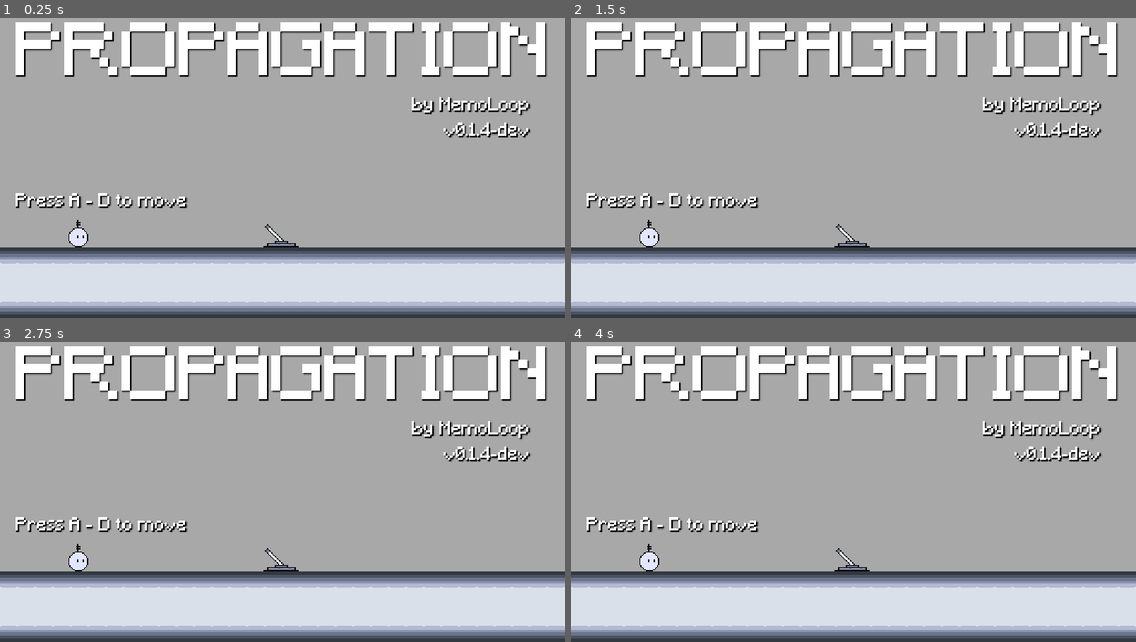
Above: before the commit, frames 1-4 (two rows, left to right).
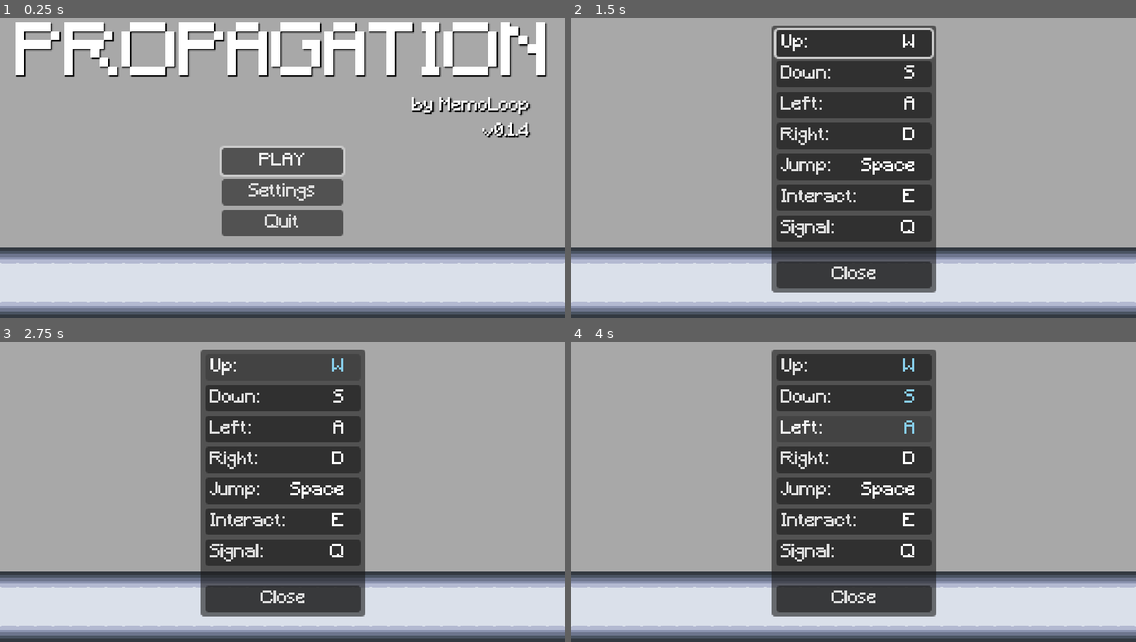
Above: after the commit, the same moments.

Repository: memoloop/ld-59
Game: Godot game, scene res://scenes/title_screen/title_screen.tscn
The game is run twice, just before and just after one commit, with the same random seed, the same clock (stepped at 60 frames per second) and the same inputs.
Inputs (mouse positions are in pixels of both pictures, inside the frame that each line leads up to):
- Up to frame 1 (0.25 s): no input
- Up to frame 2 (1.5 s): click (853, 192) at 0.5 s, where only the run after the commit has a clickable "Settings"; click (853, 135) at 1.25 s, where only the run after the commit has a clickable "Input.."
- Up to frame 3 (2.75 s): click (282, 366) at 2 s, where only the run after the commit has a clickable "Up:"
- Up to frame 4 (4 s): click (853, 399) at 2.75 s, where only the run after the commit has a clickable "Down:"; click (853, 429) at 3.5 s, where only the run after the commit has a clickable "Left:"

The runs differ from the first frame. In frame 1, 7.7% of the frame differs, in the area x 2-94%, y 34-77%; in frame 2, 34%; in frame 3, 34%; in frame 4, 34%, in the area x 2-97%, y 1-92%.

Commit message:
feat: new starter menu

Diff:
--- a/gui/gui_manager/gui.tscn
+++ b/gui/gui_manager/gui.tscn
@@ -98,11 +98,12 @@
 visible = false
 gui = NodePath("..")
 
-[node name="Settings" parent="." unique_id=1214500497 node_paths=PackedStringArray("gui") instance=ExtResource("3_bmpfl")]
+[node name="Settings" parent="." unique_id=1214500497 node_paths=PackedStringArray("previous_menu", "input_mapper") instance=ExtResource("3_bmpfl")]
 visible = false
-gui = NodePath("..")
+previous_menu = NodePath("../Menu")
+input_mapper = NodePath("../InputMapper")
 
-[node name="InputMapper" parent="." unique_id=1751403971 node_paths=PackedStringArray("gui") instance=ExtResource("4_1iqdi")]
+[node name="InputMapper" parent="." unique_id=1751403971 node_paths=PackedStringArray("settings") instance=ExtResource("4_1iqdi")]
 visible = false
 anchors_preset = 8
 anchor_left = 0.5
@@ -115,4 +116,4 @@
 offset_bottom = 65.5
 grow_horizontal = 2
 grow_vertical = 2
-gui = NodePath("..")
+settings = NodePath("../Settings")
--- a/gui/input_mapper/input_mapper.gd
+++ b/gui/input_mapper/input_mapper.gd
@@ -1,10 +1,10 @@
 extends PanelContainer
 class_name InputMapper
 
-@export var gui: GUI
+@export var settings: Settings
 @onready var selection_container: SelectionContainer = $MarginContainer/SelectionContainer
 
 func _on_close_button_pressed() -> void:
 	hide()
-	gui.settings.show()
-	gui.settings.selection_container.get_buttons()[0].grab_focus()
+	settings.show()
+	settings.selection_container.get_buttons()[0].grab_focus()
--- a/gui/settings/settings.gd
+++ b/gui/settings/settings.gd
@@ -1,7 +1,9 @@
 extends PanelContainer
 class_name Settings
 
-@export var gui: GUI
+@export var previous_menu: Control
+@export var input_mapper: InputMapper
+
 @onready var selection_container: SelectionContainer = $MarginContainer/SelectionContainer
 @onready var volume_button: VolumeButton = $MarginContainer/SelectionContainer/VolumeButton
 @onready var fullscreen_button: Button = $MarginContainer/SelectionContainer/FullscreenButton
@@ -11,16 +13,16 @@
 
 func _on_close_button_pressed() -> void:
 	hide()
-	gui.menu.show()
-	gui.menu.selection_container.get_buttons()[0].grab_focus()
+	previous_menu.show()
+	previous_menu.selection_container.get_buttons()[0].grab_focus()
 
 	# Save the volume settings
 	SaveManager.set_volume(volume_button.volume)
 
 func _on_input_button_pressed() -> void:
 	hide()
-	gui.input_mapper.show()
-	gui.input_mapper.selection_container.get_buttons()[0].grab_focus()
+	input_mapper.show()
+	input_mapper.selection_container.get_buttons()[0].grab_focus()
 
 func _on_fullscreen_button_pressed() -> void:
 	Utils.toggle_fullscreen()
--- /dev/null
+++ b/gui/starter_menu/starter_menu.gd
@@ -0,0 +1,19 @@
+extends PanelContainer
+class_name StarterMenu
+
+@onready var selection_container: SelectionContainer = $MarginContainer/SelectionContainer
+@export var settings: Settings
+
+func _ready() -> void:
+	selection_container.get_buttons()[0].grab_focus()
+
+func _on_play_button_pressed() -> void:
+	get_tree().change_scene_to_file("res://scenes/levels/level_1.tscn")
+
+func _on_settings_button_pressed() -> void:
+	hide()
+	settings.show()
+	settings.selection_container.get_buttons()[0].grab_focus()
+
+func _on_quit_button_pressed() -> void:
+	get_tree().quit()
--- /dev/null
+++ b/gui/starter_menu/starter_menu.tscn
@@ -0,0 +1,41 @@
+[gd_scene format=3 uid="uid://bhhci4tbdpkf4"]
+
+[ext_resource type="Script" uid="uid://bdirocy7ye5f" path="res://scripts/custom_nodes/selection_container.gd" id="1_f64uh"]
+[ext_resource type="Script" uid="uid://dlbrjfqowq8qq" path="res://gui/starter_menu/starter_menu.gd" id="1_vgclq"]
+
+[sub_resource type="StyleBoxEmpty" id="StyleBoxEmpty_vgclq"]
+
+[node name="StarterMenu" type="PanelContainer" unique_id=1008898060]
+offset_right = 114.0
+offset_bottom = 130.0
+theme_override_styles/panel = SubResource("StyleBoxEmpty_vgclq")
+script = ExtResource("1_vgclq")
+
+[node name="MarginContainer" type="MarginContainer" parent="." unique_id=379983799]
+layout_mode = 2
+theme_override_constants/margin_left = 2
+theme_override_constants/margin_top = 2
+theme_override_constants/margin_right = 2
+theme_override_constants/margin_bottom = 2
+
+[node name="SelectionContainer" type="VBoxContainer" parent="MarginContainer" unique_id=920636161]
+layout_mode = 2
+alignment = 1
+script = ExtResource("1_f64uh")
+metadata/_custom_type_script = "uid://bdirocy7ye5f"
+
+[node name="PlayButton" type="Button" parent="MarginContainer/SelectionContainer" unique_id=115479405]
+layout_mode = 2
+text = "PLAY"
+
+[node name="SettingsButton" type="Button" parent="MarginContainer/SelectionContainer" unique_id=946763466]
+layout_mode = 2
+text = "Settings"
+
+[node name="QuitButton" type="Button" parent="MarginContainer/SelectionContainer" unique_id=315255368]
+layout_mode = 2
+text = "Quit"
+
+[connection signal="pressed" from="MarginContainer/SelectionContainer/PlayButton" to="." method="_on_play_button_pressed"]
+[connection signal="pressed" from="MarginContainer/SelectionContainer/SettingsButton" to="." method="_on_settings_button_pressed"]
+[connection signal="pressed" from="MarginContainer/SelectionContainer/QuitButton" to="." method="_on_quit_button_pressed"]
--- a/project.godot
+++ b/project.godot
@@ -11,7 +11,7 @@
 [application]
 
 config/name="Propagation"
-config/version="0.1.4-dev"
+config/version="0.1.4"
 run/main_scene="uid://bt1j3uvqp3xai"
 config/features=PackedStringArray("4.6", "GL Compatibility")
 boot_splash/show_image=false
--- a/scenes/levels/level_1.tscn
+++ b/scenes/levels/level_1.tscn
@@ -11,7 +11,7 @@
 [ext_resource type="PackedScene" uid="uid://cbj8b0fnikb83" path="res://entities/charger_station/charger_station.tscn" id="9_mkypq"]
 [ext_resource type="Script" uid="uid://ddex005pxcfs2" path="res://scripts/custom_nodes/death_zone.gd" id="10_ndtll"]
 [ext_resource type="PackedScene" uid="uid://cvuvw8yrd6o85" path="res://entities/door/door.tscn" id="11_7h2jl"]
-[ext_resource type="PackedScene" uid="uid://bwt6bcxcj5yd0" path="res://scenes/levels/level_2.tscn" id="12_mqh5v"]
+[ext_resource type="PackedScene" uid="uid://c83bly3kart5k" path="res://scenes/credit_screen/credit_screen.tscn" id="12_mm8aj"]
 [ext_resource type="AudioStream" uid="uid://ctjrw5opjjk7k" path="res://assets/musics/main-theme.ogg" id="13_7o3do"]
 [ext_resource type="PackedScene" uid="uid://cecd2kqjhtjy5" path="res://gui/mobile_layer/mobile_layer.tscn" id="14_mm8aj"]
 
@@ -26,7 +26,6 @@
 gui = NodePath("GUI")
 player = NodePath("Player")
 audio_player = NodePath("AudioStreamPlayer")
-metadata/_custom_type_script = "uid://b0tmipfjopt1l"
 metadata/_edit_lock_ = true
 
 [node name="TileMapLayer" type="TileMapLayer" parent="." unique_id=2005253103]
@@ -253,7 +252,7 @@
 
 [node name="Door" parent="NinethSection" unique_id=239838773 instance=ExtResource("11_7h2jl")]
 position = Vector2(1047, -608)
-next_level = ExtResource("12_mqh5v")
+next_level = ExtResource("12_mm8aj")
 
 [node name="AudioStreamPlayer" type="AudioStreamPlayer" parent="." unique_id=740767741]
 stream = ExtResource("13_7o3do")
--- a/scenes/levels/level_2.tscn
+++ b/scenes/levels/level_2.tscn
@@ -9,7 +9,6 @@
 script = ExtResource("1_ra442")
 gui = NodePath("GUI")
 player = NodePath("Player")
-metadata/_custom_type_script = "uid://b0tmipfjopt1l"
 
 [node name="TileMapLayer" type="TileMapLayer" parent="." unique_id=104603223]
 tile_map_data = PackedByteArray("AAD//wAAAAAEAAIAAAAAAAAAAAABAAAAAAABAAAAAAABAAAAAAACAAAAAAABAAAAAAADAAAAAAAFAAIAAAAEAA …(13920 unchanged characters)…
--- a/scenes/title_screen/title_screen.gd
+++ b/scenes/title_screen/title_screen.gd
@@ -1,27 +1,15 @@
 extends Control
 
-@onready var press_E_label: Label = $PressELabel
-@onready var move_A_D_label: Label = $MoveADLabel
 @onready var version_label: Label = $VersionLabel
+@onready var title_label: Label = $TitleLabel
+@onready var dev_label: Label = $DevLabel
 
-func _unhandled_input(event):
-	if event.is_action_pressed("move_left") or event.is_action_pressed("move_right"):
-		move_A_D_label.hide()
-		press_E_label.show()
-
-func _on_lever_activate_changed(_value: bool):
-	# Go to the first level
-	get_tree().change_scene_to_file("res://scenes/levels/level_1.tscn")
+@onready var input_mapper: InputMapper = $InputMapper
 
 func _ready():
 	version_label.text = "v" + Utils.get_version()
 
-	var save_data = SaveManager.get_save_data()
-	if not save_data or save_data.is_empty():
-		SaveManager.create_save()
-
-	SaveManager.setup_input()
-
-	var input_data = SaveManager.get_save_data()["input"]
-	move_A_D_label.text = "Press {0} - {1} to move".format([input_data["move_left"], input_data["move_right"]])
-	press_E_label.text = "Press {0} on the lever to start".format([input_data["interact"]])
+func _on_input_mapper_visibility_changed() -> void:
+	version_label.visible = not input_mapper.visible
+	title_label.visible = not input_mapper.visible
+	dev_label.visible = not input_mapper.visible
--- a/scenes/title_screen/title_screen.tscn
+++ b/scenes/title_screen/title_screen.tscn
@@ -2,9 +2,9 @@
 
 [ext_resource type="TileSet" uid="uid://jwm3ifrlxp30" path="res://assets/gd_res/tile_set.tres" id="1_fgkus"]
 [ext_resource type="Script" uid="uid://up5focj42x5a" path="res://scenes/title_screen/title_screen.gd" id="1_mgrm8"]
-[ext_resource type="PackedScene" uid="uid://c5a3iuanjy3t2" path="res://entities/player/player.tscn" id="2_sa3yf"]
-[ext_resource type="PackedScene" uid="uid://du43825ca2oe4" path="res://entities/lever/lever.tscn" id="3_s4lrb"]
-[ext_resource type="PackedScene" uid="uid://cecd2kqjhtjy5" path="res://gui/mobile_layer/mobile_layer.tscn" id="5_5uxxq"]
+[ext_resource type="PackedScene" uid="uid://bhhci4tbdpkf4" path="res://gui/starter_menu/starter_menu.tscn" id="6_cxcmr"]
+[ext_resource type="PackedScene" uid="uid://mn5uekqxoimx" path="res://gui/input_mapper/input_mapper.tscn" id="6_yegqs"]
+[ext_resource type="PackedScene" uid="uid://wbj6sndgiymw" path="res://gui/settings/settings.tscn" id="8_xoykc"]
 
 [node name="TitleScreen" type="Control" unique_id=2022016554]
 process_mode = 3
@@ -19,13 +19,6 @@
 [node name="TileMapLayer" type="TileMapLayer" parent="." unique_id=393027604]
 tile_map_data = PackedByteArray("AAAAAA4AAAABAAAAAAABAA4AAAABAAAAAAACAA4AAAABAAAAAAADAA4AAAABAAAAAAAEAA4AAAABAAAAAAAFAA …(2544 unchanged characters)…
 tile_set = ExtResource("1_fgkus")
-
-[node name="Player" parent="." unique_id=29424215 instance=ExtResource("2_sa3yf")]
-position = Vector2(71, 224)
-infinite_stamina = true
-
-[node name="Lever" parent="." unique_id=84606232 instance=ExtResource("3_s4lrb")]
-position = Vector2(255, 224)
 
 [node name="TitleLabel" type="Label" parent="." unique_id=1501304509]
 z_index = 10
@@ -52,17 +45,6 @@
 theme_override_colors/font_shadow_color = Color(0, 0, 0, 1)
 text = "by MemoLoop"
 
-[node name="PressELabel" type="Label" parent="." unique_id=1500286212]
-visible = false
-z_index = 10
-layout_mode = 0
-offset_left = 152.0
-offset_top = 175.0
-offset_right = 365.0
-offset_bottom = 198.0
-theme_override_colors/font_shadow_color = Color(0, 0, 0, 1)
-text = "Press E on the lever to start"
-
 [node name="VersionLabel" type="Label" parent="." unique_id=966308818]
 z_index = 10
 layout_mode = 0
@@ -74,15 +56,48 @@
 text = "v(placeholder)"
 horizontal_alignment = 2
 
-[node name="MoveADLabel" type="Label" parent="." unique_id=1655737888]
-layout_mode = 0
-offset_left = 14.0
-offset_top = 175.0
-offset_right = 54.0
-offset_bottom = 191.0
-theme_override_colors/font_shadow_color = Color(0, 0, 0, 1)
-text = "Move with A - D"
+[node name="StarterMenu" parent="." unique_id=1008898060 node_paths=PackedStringArray("settings") instance=ExtResource("6_cxcmr")]
+layout_mode = 1
+anchors_preset = -1
+anchor_left = 0.5
+anchor_top = 0.6041667
+anchor_right = 0.5
+anchor_bottom = 0.6041667
+offset_left = -57.0
+offset_top = -64.99999
+offset_right = 57.0
+offset_bottom = 64.99999
+grow_horizontal = 2
+grow_vertical = 2
+settings = NodePath("../Settings")
+metadata/_edit_use_anchors_ = true
 
-[node name="MobileLayer" parent="." unique_id=1942162801 instance=ExtResource("5_5uxxq")]
+[node name="InputMapper" parent="." unique_id=1751403971 node_paths=PackedStringArray("settings") instance=ExtResource("6_yegqs")]
+process_mode = 0
+visible = false
+layout_mode = 1
+anchors_preset = 8
+anchor_left = 0.5
+anchor_top = 0.5
+anchor_right = 0.5
+anchor_bottom = 0.5
+offset_left = -74.5
+offset_top = -121.0
+offset_right = 74.5
+offset_bottom = 121.0
+grow_horizontal = 2
+grow_vertical = 2
+settings = NodePath("../Settings")
 
-[connection signal="activate_changed" from="Lever" to="." method="_on_lever_activate_changed"]
+[node name="Settings" parent="." unique_id=1214500497 node_paths=PackedStringArray("previous_menu", "input_mapper") instance=ExtResource("8_xoykc")]
+process_mode = 0
+visible = false
+layout_mode = 1
+offset_left = -74.5
+offset_top = -66.0
+offset_right = 74.5
+offset_bottom = 66.0
+previous_menu = NodePath("../StarterMenu")
+input_mapper = NodePath("../InputMapper")
+
+[connection signal="visibility_changed" from="InputMapper" to="." method="_on_input_mapper_visibility_changed"]
--- a/scripts/state_machine.gd
+++ b/scripts/state_machine.gd
@@ -8,6 +8,13 @@
 
 func _init():
 	process_mode = Node.PROCESS_MODE_ALWAYS
+
+func _ready() -> void:
+	var save_data = SaveManager.get_save_data()
+	if not save_data or save_data.is_empty():
+		SaveManager.create_save()
+
+	SaveManager.setup_input()
 
 func _unhandled_input(event):
 	match state:
@@ -24,12 +31,6 @@
 				paused.emit(false)
 				state = State.PLAY
 
-			# Simulate the custom action with the godot ui action
-			if event.is_action_pressed("move_down"):
-				Utils.simulate_input_pressed("ui_down")
-			elif event.is_action_pressed("move_up"):
-				Utils.simulate_input_pressed("ui_up")
-
 		State.GAME_OVER:
 			if event.is_action_pressed("jump"):
 				get_tree().paused = false
@@ -39,6 +40,12 @@
 	if event.is_action_pressed("fullscreen") and not event.is_echo():
 		Utils.toggle_fullscreen()
 
+	# Simulate the custom action with the godot ui action
+	if event.is_action_pressed("move_down"):
+		Utils.simulate_input_pressed("ui_down")
+	elif event.is_action_pressed("move_up"):
+		Utils.simulate_input_pressed("ui_up")
+
 func _notification(what):
 	if state != State.PLAY: return
 
Not shown, added: gui/starter_menu/starter_menu.gd.uid
Not shown: 1 places in scenes/levels/level_1.tscn that only renumber resources
Not shown: 1 places in scenes/levels/level_2.tscn that only renumber resources
Not shown, changed: CHANGELOG.md
